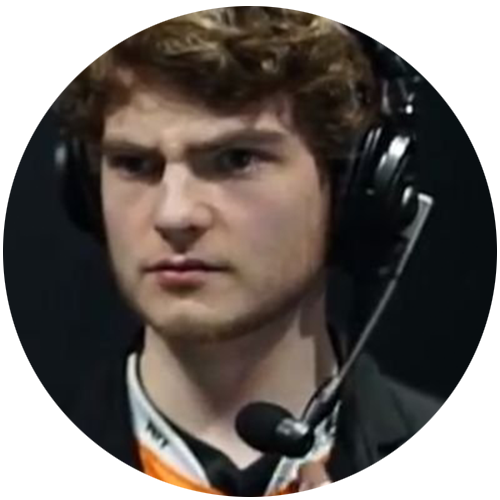
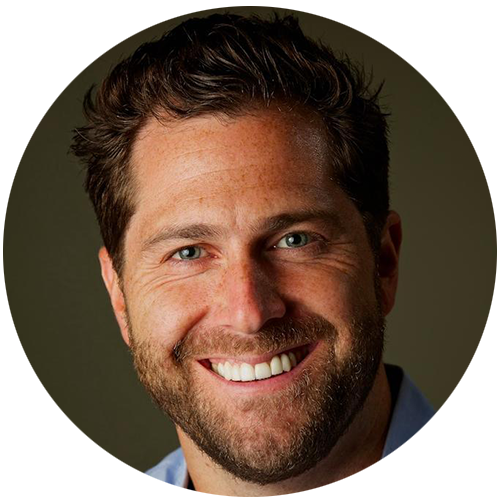
Before/after of a 500px x 500px layered artwork. What changed in the layer stack:
renamed "QS3VIQ0I" to "K3c_U2_k", painted on it over [3,6,497,497]
